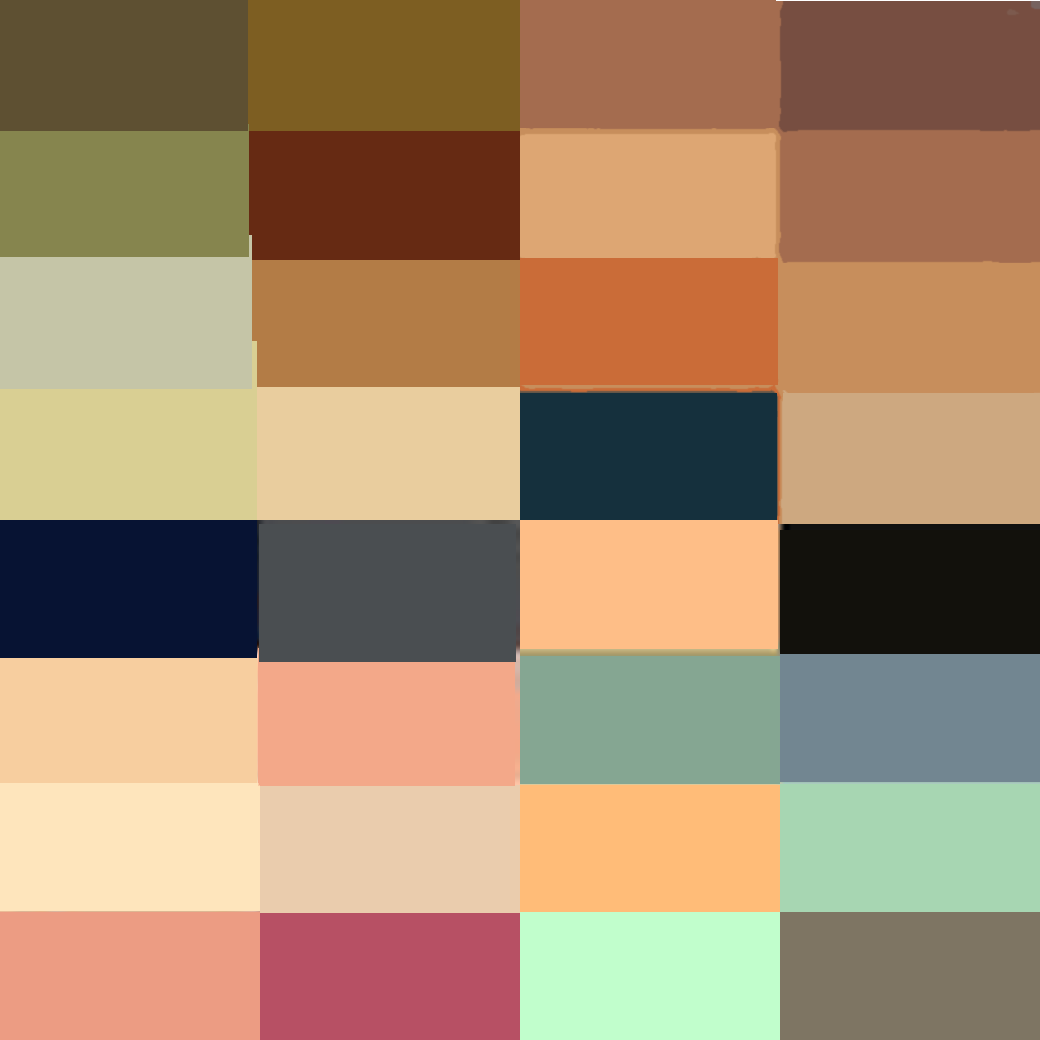
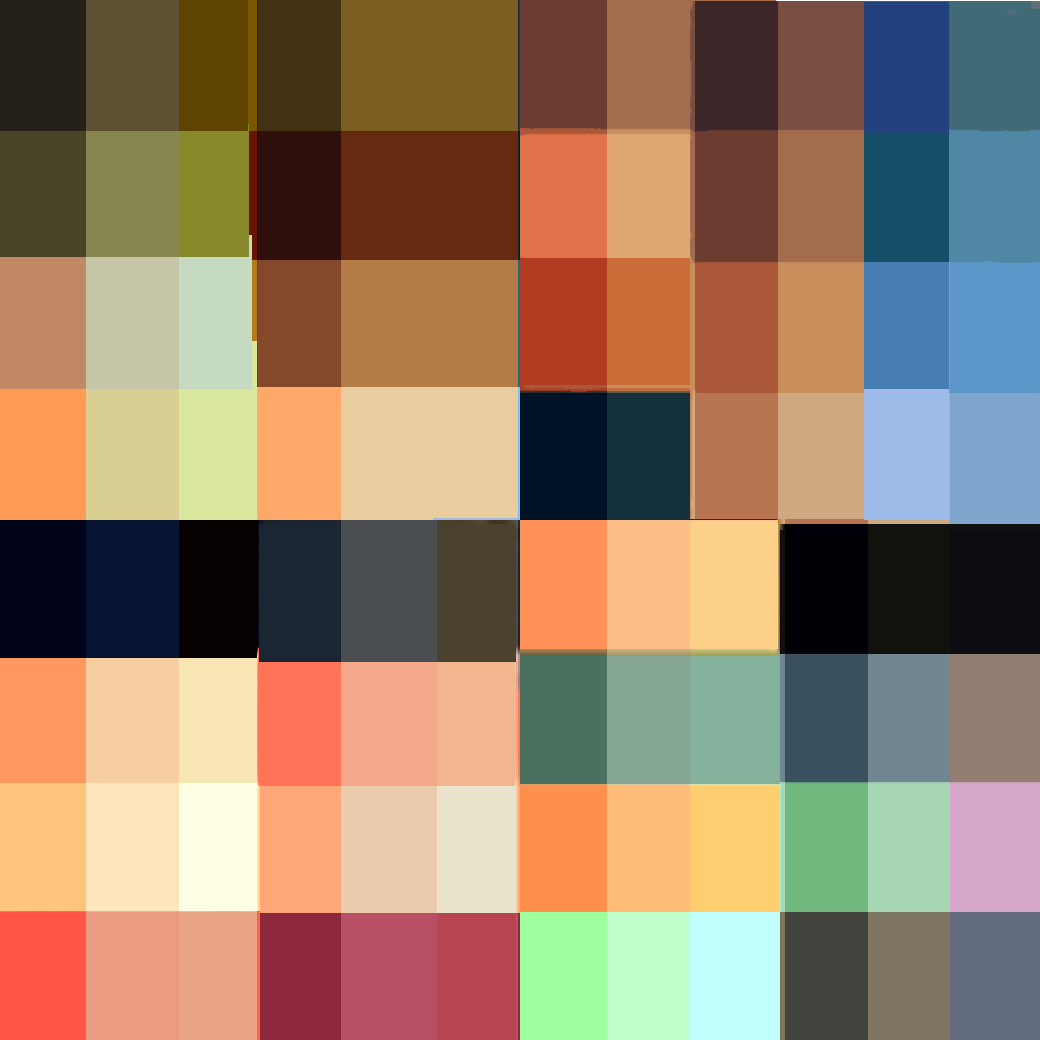
Layers edited between the first and the second 1040x1040 image:
added layer "Grupo 1 copia" above "Grupo 1" over (0, 0, 1040, 1040)
added group "Grupo 1" with 6 layers above "WhatsApp Image 2018-12-01 at 14.20.34" over (0, 0, 1040, 1040)
moved "Capa 7" into group "Grupo 1" over (0, 0, 520, 520)
moved "Capa 5" into group "Grupo 1" over (0, 0, 1040, 1040)
moved "Capa 1" into group "Grupo 1" over (0, 520, 520, 1040)
moved "Capa 2" into group "Grupo 1" over (0, 0, 512, 520)
moved "Capa 3" into group "Grupo 1" over (517, 1, 1040, 524)
moved "Capa 4" into group "Grupo 1" over (520, 520, 1040, 1040)
